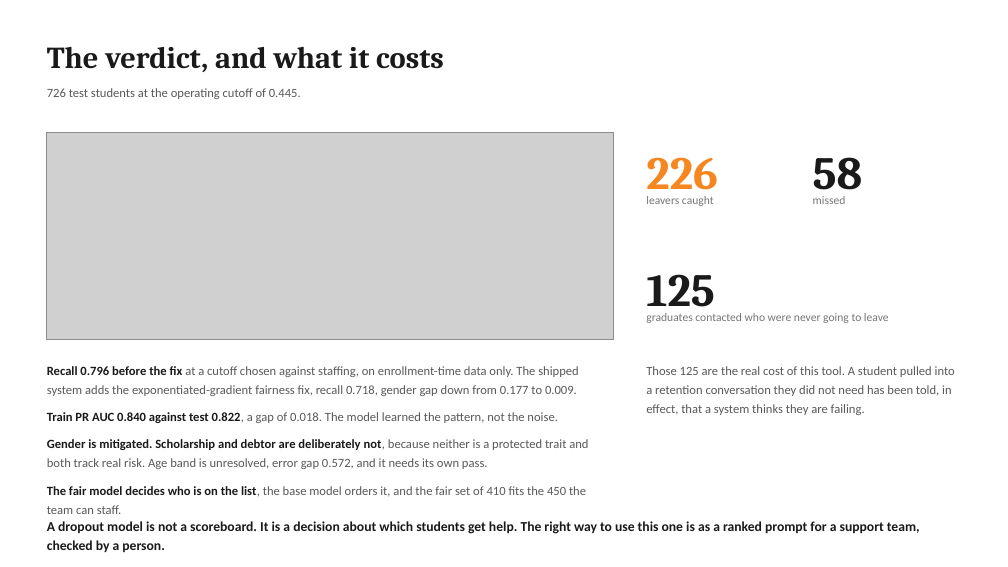
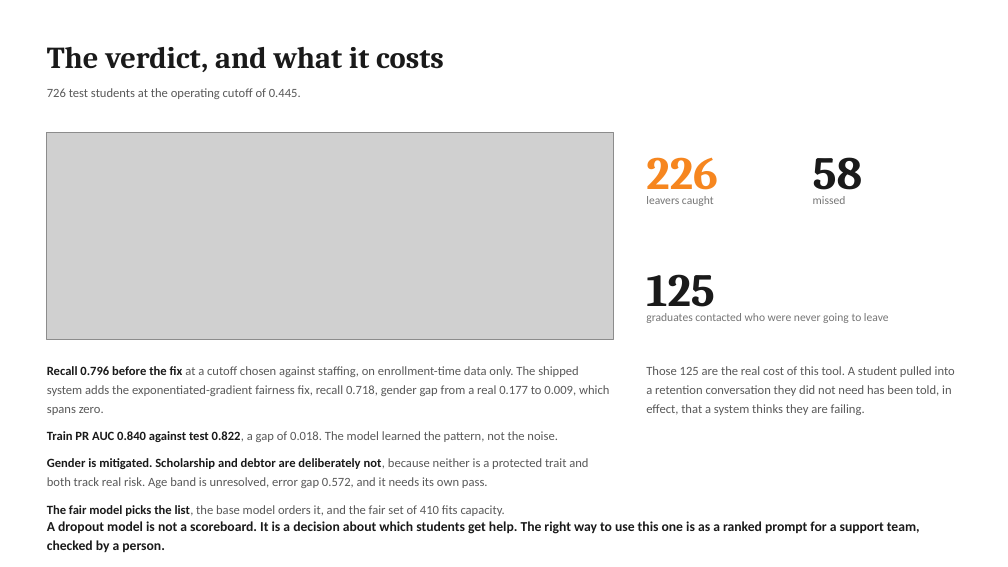
Before and after one commit to jeryldev/pgdaiml-capstone, a slide deck: slide 12 of presentations/technical.pptx. Drawn at 1008x567 pixels with LibreOffice and Linux fonts; fonts in the diff are those of the drawing; grey boxes stand for pictures. Boxes give left, top, right and bottom in pixels: in the first picture for what was removed or moved away, otherwise in the second. Text is boxed around its words. In the diff, an @@ line names an element or a change of style, - is before the commit and + after.

Commit message:
fix(step-5): label the recall-gap sign convention, add the after-gap interval, align figure DPI

```diff
--- a/presentations/technical.pptx
+++ b/presentations/technical.pptx
@@ text at box(47, 366, 609, 415): text changed @@
-Recall 0.796 before the fix at a cutoff chosen against staffing, on enrollment-time data only. The shipped system adds the exponentiated-gradient fairness fix, recall 0.718, gender gap down from 0.177 to 0.009.
+Recall 0.796 before the fix at a cutoff chosen against staffing, on enrollment-time data only. The shipped system adds the exponentiated-gradient fairness fix, recall 0.718, gender gap from a real 0.177 to 0.009, which spans zero.
@@ text at box(47, 505, 505, 516): text changed @@
-The fair model decides who is on the list, the base model orders it, and the fair set of 410 fits the 450 the team can staff.
+The fair model picks the list, the base model orders it, and the fair set of 410 fits capacity.
```
Also in this commit, not shown: 18 other files.
